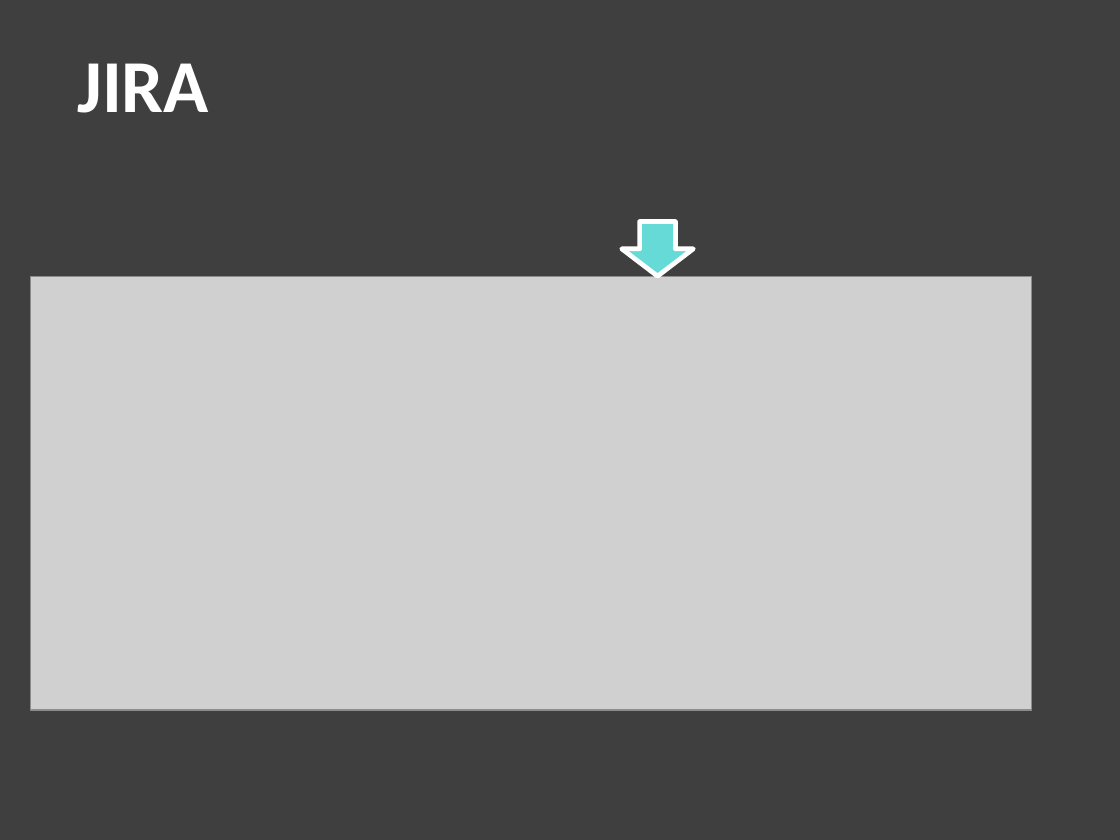
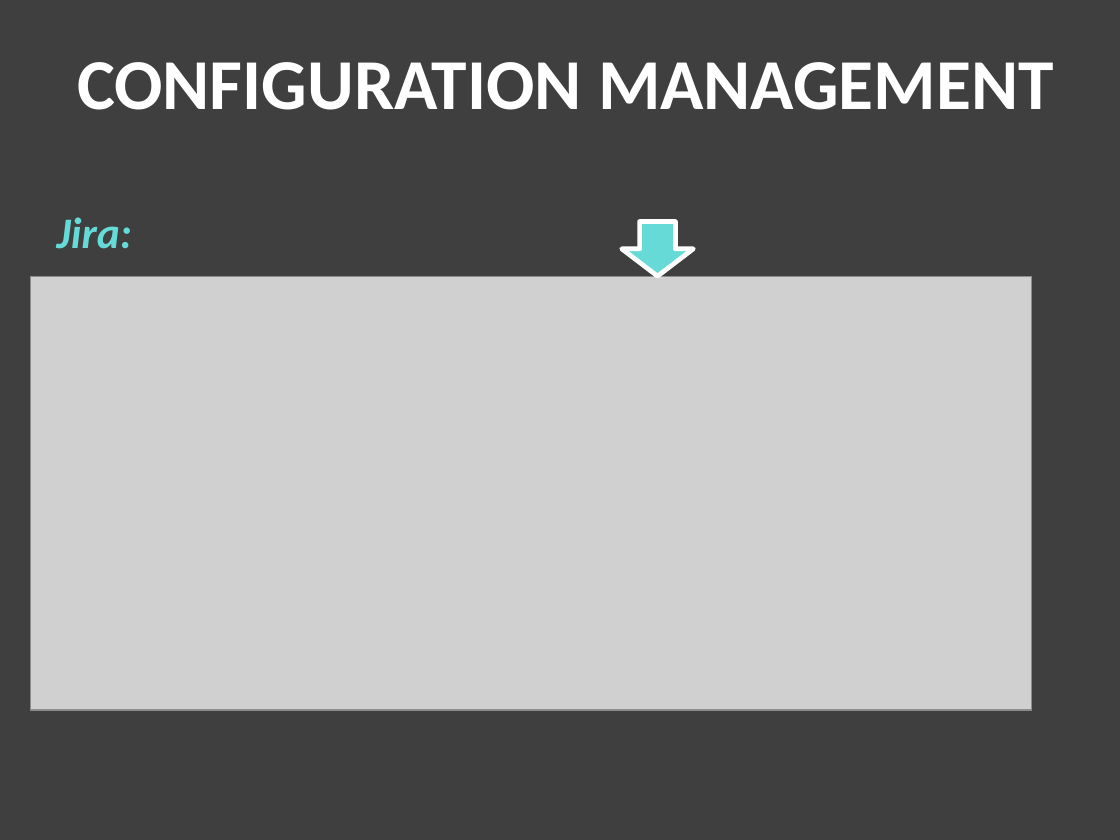
Before and after one commit to jeanin92/DieVerrueckteSightseeingtour, a slide deck: slide 10 of Presentation/abschlusspraesentation.pptx (slide 9 before the commit). Drawn at 1120x840 pixels with LibreOffice and Linux fonts; fonts in the diff are those of the drawing; grey boxes stand for pictures; background and template pictures are left out. Boxes give left, top, right and bottom in pixels: in the first picture for what was removed or moved away, otherwise in the second. Text is boxed around its words. In the diff, an @@ line names an element or a change of style, - is before the commit and + after.

```diff
--- a/Presentation/abschlusspraesentation.pptx
+++ b/Presentation/abschlusspraesentation.pptx
@@ text added at (x1=77, y1=62, x2=1054, y2=110), 46 pt, text #FFFFFF, bold @@
+CONFIGURATION MANAGEMENT
@@ text at (x1=57, y1=217, x2=132, y2=249): text changed; size 48 to 28 pt; text colour #FFFFFF to #66DAD7; italic on @@
-JIRA
+Jira:
```
Also in this commit, not shown: 10 other slides changed, 4 slides added, 4 slides removed, 5 other files.
